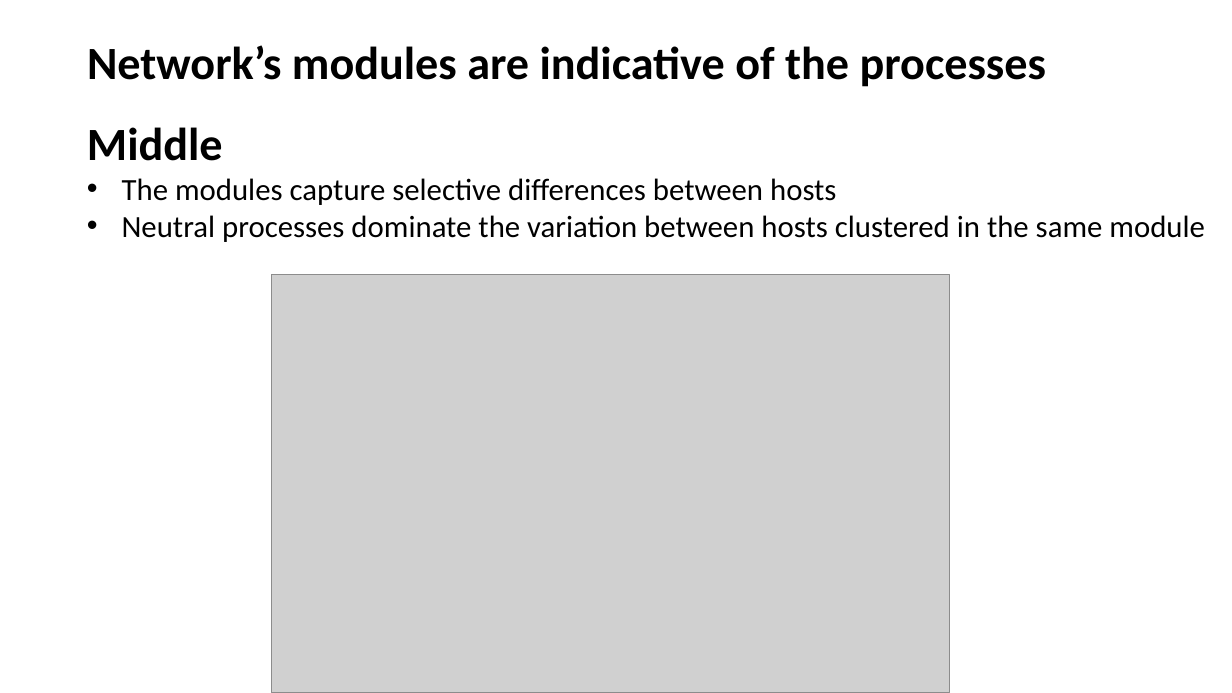
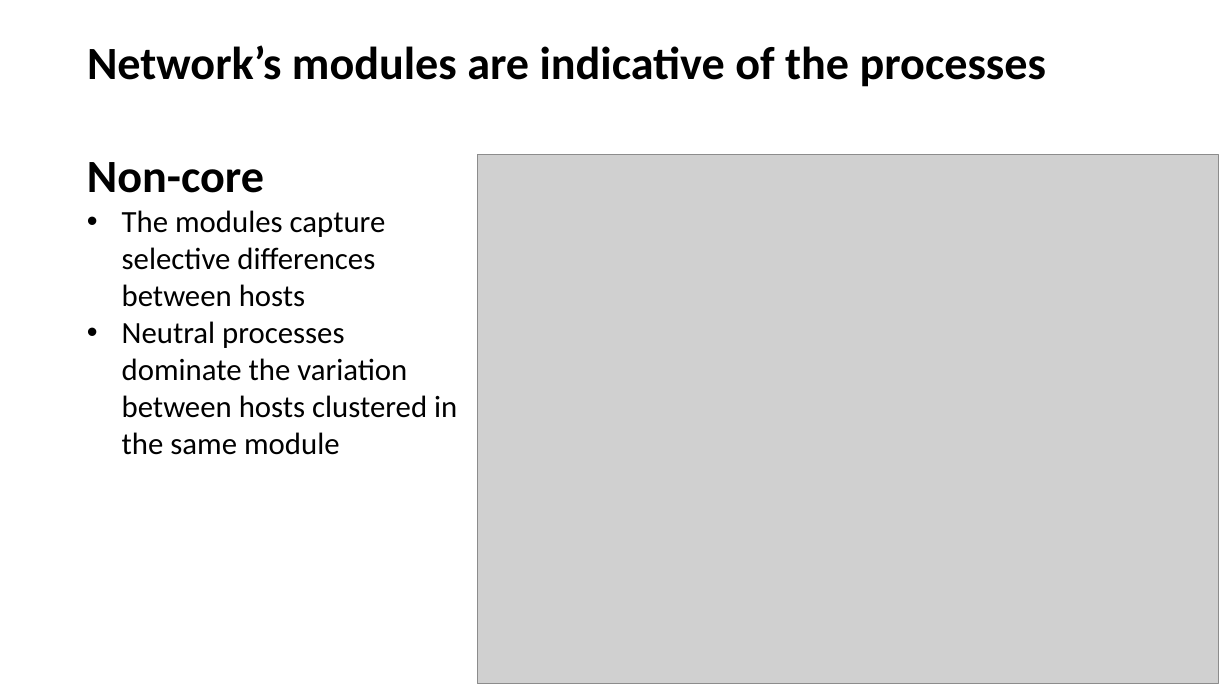
Before and after one commit to Ecological-Complexity-Lab/Microbiome_Structure_Madagascar, a slide deck: slide 20 of presentations/project story.pptx (slide 19 before the commit). Drawn at 1232x693 pixels with LibreOffice and Linux fonts; fonts in the diff are those of the drawing; grey boxes stand for pictures. Boxes give left, top, right and bottom in pixels: in the first picture for what was removed or moved away, otherwise in the second. Text is boxed around its words. In the diff, an @@ line names an element or a change of style, - is before the commit and + after.

```diff
--- a/presentations/project story.pptx
+++ b/presentations/project story.pptx
@@ text "Non-core": place and size @@
-text "Non-core" at box(87, 127, 1205, 242)
+text "Non-core" at box(87, 162, 457, 455)
@@ text at box(87, 162, 264, 193): text changed @@
-Middle
+Non-core
@@ picture: place and size @@
-picture at box(271, 274, 949, 693)
+picture at box(477, 154, 1218, 684)
```
Also in this commit, not shown: 12 other slides changed, 3 slides added, 10 slides removed, 1 other file.
